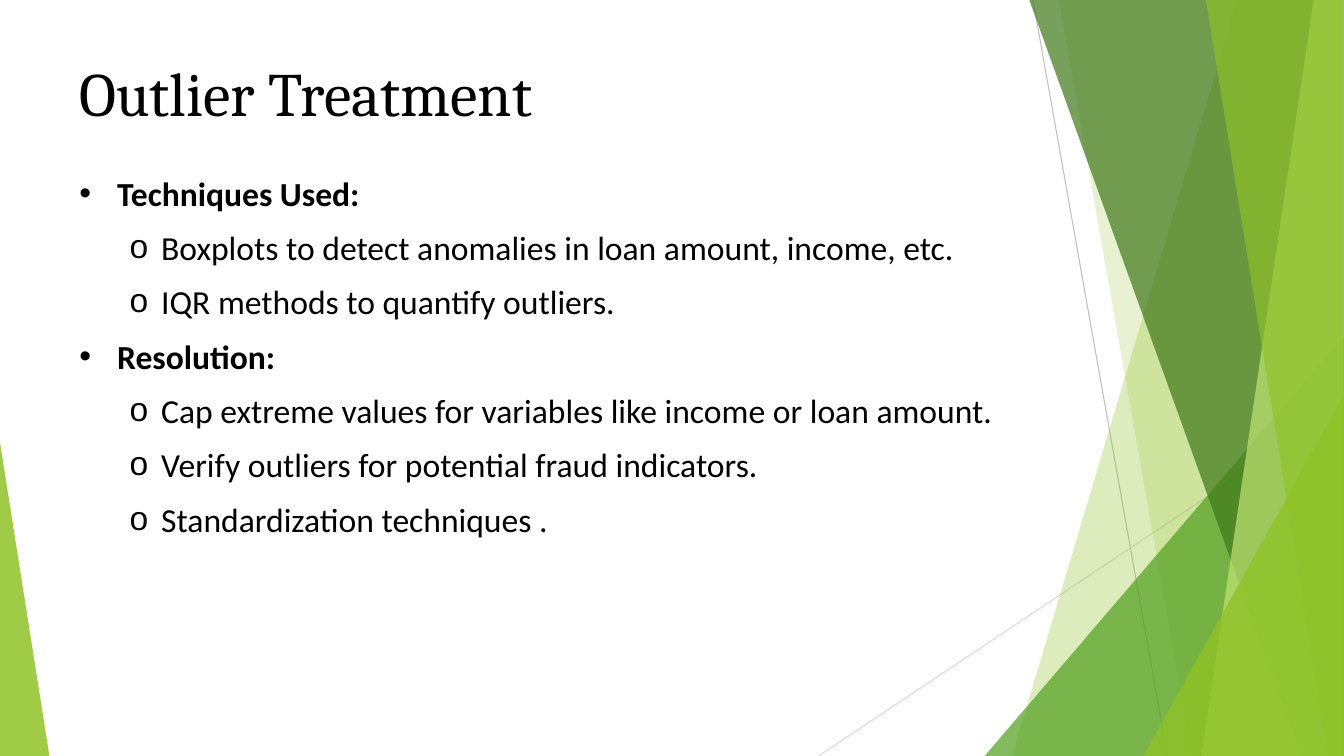
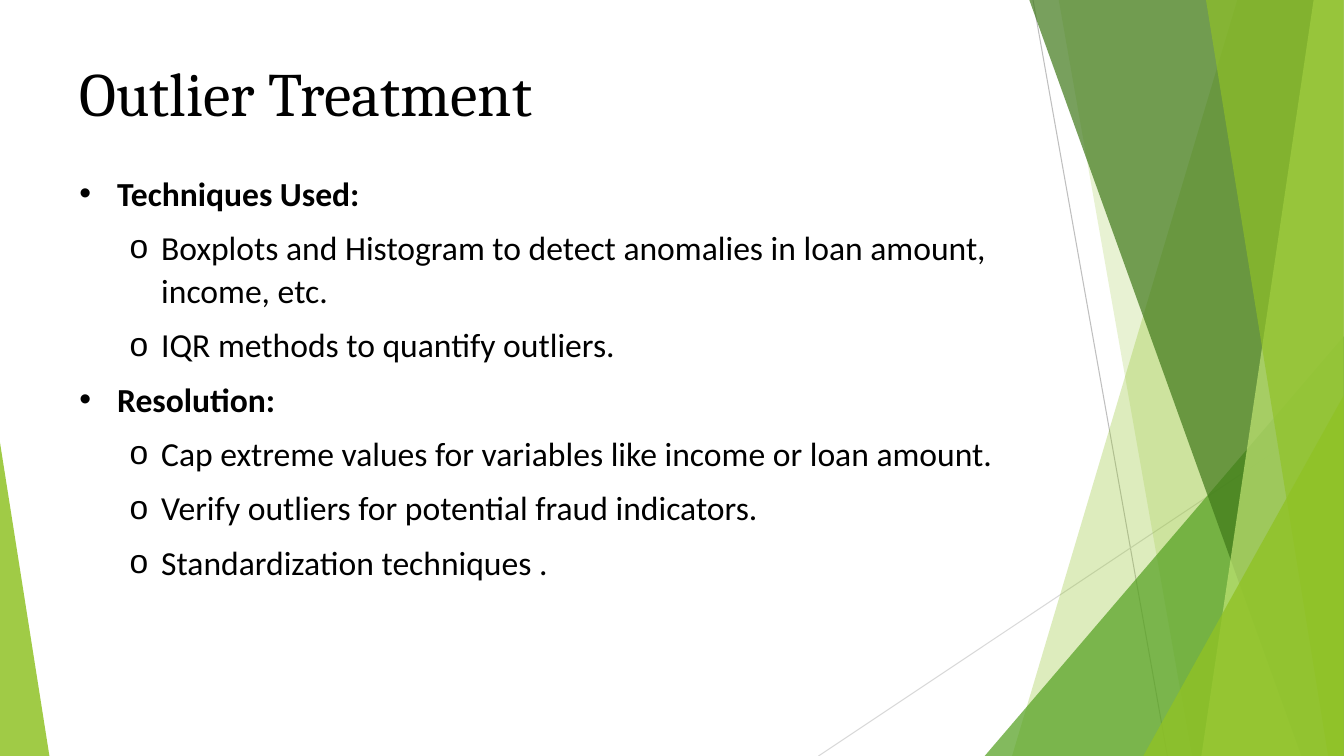
Before and after one commit to VishalVema/lendingclubcasestudy, a slide deck: slide 5 of EDA Case Study.pptx. Drawn at 1344x756 pixels with LibreOffice and Linux fonts; fonts in the diff are those of the drawing. Boxes give left, top, right and bottom in pixels: in the first picture for what was removed or moved away, otherwise in the second. Text is boxed around its words. In the diff, an @@ line names an element or a change of style, - is before the commit and + after.

```diff
--- a/EDA Case Study.pptx
+++ b/EDA Case Study.pptx
@@ text at <box>161,236,985,307</box>: text changed @@
-  o Boxplots to detect anomalies in loan amount, income, etc.
+  o Boxplots and Histogram to detect anomalies in loan amount, income, etc.
```
Also in this commit, not shown: 5 other slides changed, 2 other files.
